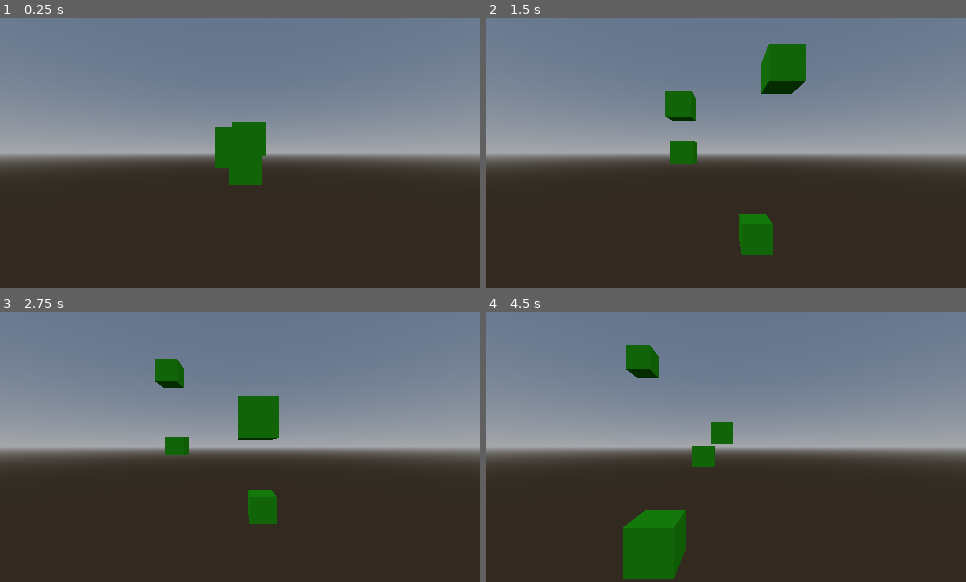
Above: before the commit, frames 1-4 (two rows, left to right).
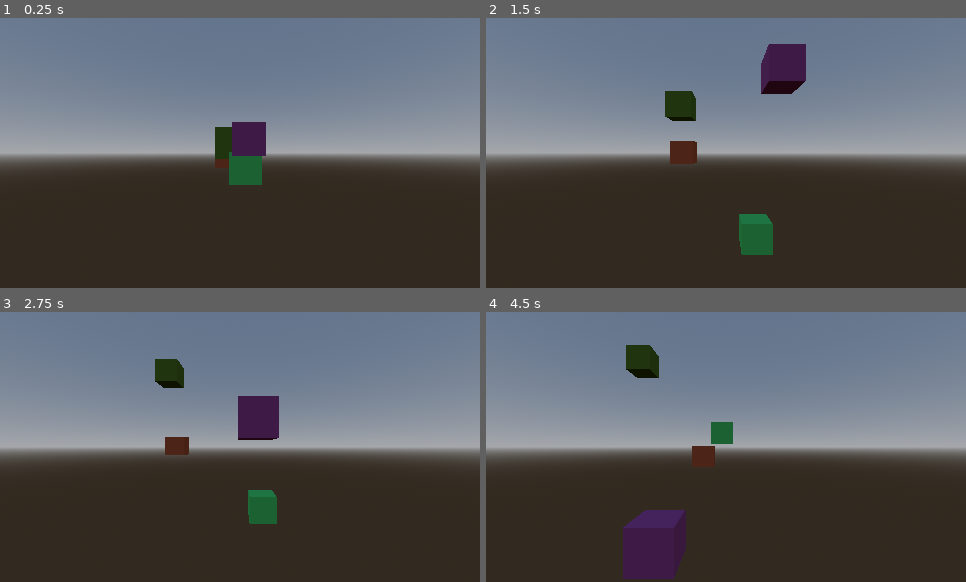
Above: after the commit, the same moments.

Repository: AlexDavis47/vterrarium
Game: Godot game, scene res://src/game_world.tscn
Same seed, same stepped clock (60 frames per second), same inputs: the game is played once before the commit and once after it.
Inputs:
- Up to frame 1 (0.25 s): no input
- Up to frame 2 (1.5 s): no input
- Up to frame 3 (2.75 s): no input
- Up to frame 4 (4.5 s): no input

The runs differ from the first frame. In frame 1, 2.1% of the frame differs, in the area x 44-56%, y 38-62%; in frame 2, 3.7%; in frame 3, 2.9%; in frame 4, 4.4%, in the area x 28-52%, y 12-99%.

Commit message:
rando colors

Diff:
--- a/float_npc.gd
+++ b/float_npc.gd
@@ -3,11 +3,14 @@
 @export var bounds_min: Vector3 = Vector3(-5, -5, -5)
 @export var bounds_max: Vector3 = Vector3(5, 5, 5)
 @export var speed: float = 2.0
+@export var mesh1: MeshInstance3D
+@export var mesh2: MeshInstance3D
 
 var target_position: Vector3
 
 func _ready():
 	randomize()
+	randomize_color()
 	pick_new_target()
 
 func _process(delta):
@@ -28,3 +31,21 @@
 		pick_new_target()
 
 	move_and_slide()
+
+func randomize_color():
+	# Create new materials to ensure uniqueness
+	var mat1 = StandardMaterial3D.new()
+	var mat2 = StandardMaterial3D.new()
+	var color: Color = Color(randf(), randf(), randf(), 1)
+
+	# Assign unique random colors
+	mat1.albedo_color = color
+	mat2.albedo_color = color
+
+	# Ensure each instance gets a unique mesh copy
+	mesh1.mesh = mesh1.mesh.duplicate(true)
+	mesh2.mesh = mesh2.mesh.duplicate(true)
+
+	# Assign the new materials to the newly duplicated meshes
+	mesh1.set_surface_override_material(0, mat1)
+	mesh2.set_surface_override_material(0, mat2)
--- a/src/entities/test_entities/float_npc.tscn
+++ b/src/entities/test_entities/float_npc.tscn
@@ -3,25 +3,27 @@
 [ext_resource type="Script" path="res://float_npc.gd" id="1_erd7d"]
 [ext_resource type="Script" path="res://addons/vterrariumframework/src/components/vt_visibility_component.gd" id="3_8p612"]
 
-[sub_resource type="StandardMaterial3D" id="StandardMaterial3D_kckto"]
+[sub_resource type="StandardMaterial3D" id="StandardMaterial3D_v33xj"]
 albedo_color = Color(0.537255, 0.364706, 1, 1)
 
-[sub_resource type="BoxMesh" id="BoxMesh_q3gyk"]
-material = SubResource("StandardMaterial3D_kckto")
+[sub_resource type="BoxMesh" id="BoxMesh_fktdm"]
+material = SubResource("StandardMaterial3D_v33xj")
 
-[sub_resource type="StandardMaterial3D" id="StandardMaterial3D_ly7l6"]
+[sub_resource type="StandardMaterial3D" id="StandardMaterial3D_gd70a"]
 albedo_color = Color(0.211765, 1, 0, 1)
 
-[sub_resource type="BoxMesh" id="BoxMesh_ath4q"]
-material = SubResource("StandardMaterial3D_ly7l6")
+[sub_resource type="BoxMesh" id="BoxMesh_407ue"]
+material = SubResource("StandardMaterial3D_gd70a")
 
-[node name="float_npc" type="CharacterBody3D"]
+[node name="float_npc" type="CharacterBody3D" node_paths=PackedStringArray("mesh1", "mesh2")]
 script = ExtResource("1_erd7d")
+mesh1 = NodePath("Node3D/MeshInstance3D")
+mesh2 = NodePath("CharacterBody3D/MeshInstance3D")
 
 [node name="Node3D" type="Node3D" parent="."]
 
 [node name="MeshInstance3D" type="MeshInstance3D" parent="Node3D"]
-mesh = SubResource("BoxMesh_q3gyk")
+mesh = SubResource("BoxMesh_fktdm")
 
 [node name="VTVisibilityComponent" type="Node" parent="Node3D"]
 script = ExtResource("3_8p612")
Not shown: 1 places in src/entities/test_entities/float_npc.tscn that only renumber resources
